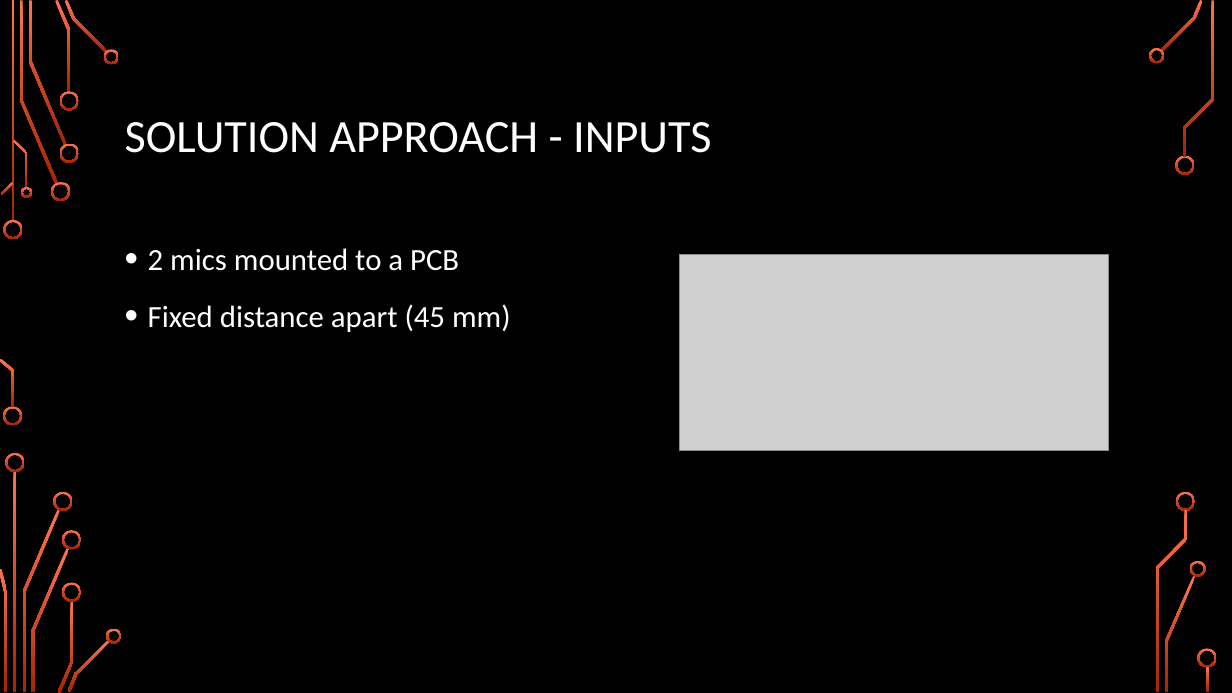
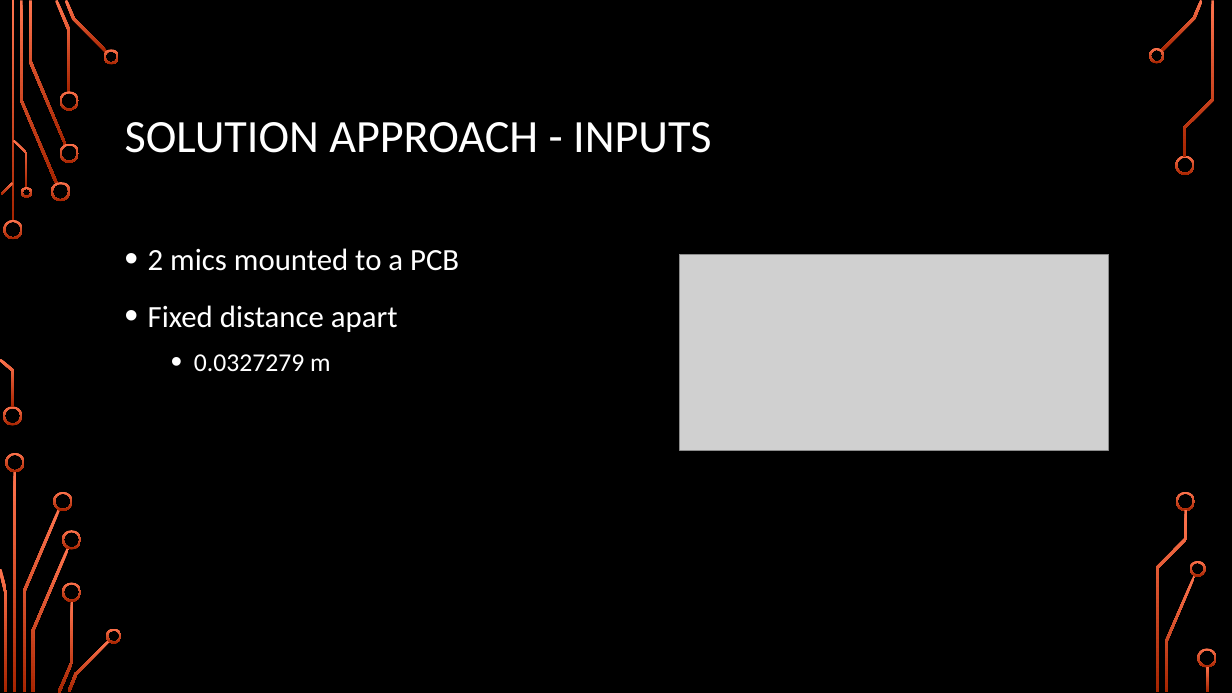
Before and after one commit to bdunbar22/Microprocessors, a slide deck: slide 4 of Operation DAD Presentation.pptx. Drawn at 1232x693 pixels with LibreOffice and Linux fonts; fonts in the diff are those of the drawing; grey boxes stand for pictures; background and template pictures are left out. Boxes give left, top, right and bottom in pixels: in the first picture for what was removed or moved away, otherwise in the second. Text is boxed around its words. In the diff, an @@ line names an element or a change of style, - is before the commit and + after.

```diff
--- a/Operation DAD Presentation.pptx
+++ b/Operation DAD Presentation.pptx
@@ text at (148, 305, 398, 371): text changed @@
-• Fixed distance apart (45 mm)
+• Fixed distance apart
+  • 0.0327279 m
```
Also in this commit, not shown: 4 other slides changed, 3 slides added, 1 slide removed.
